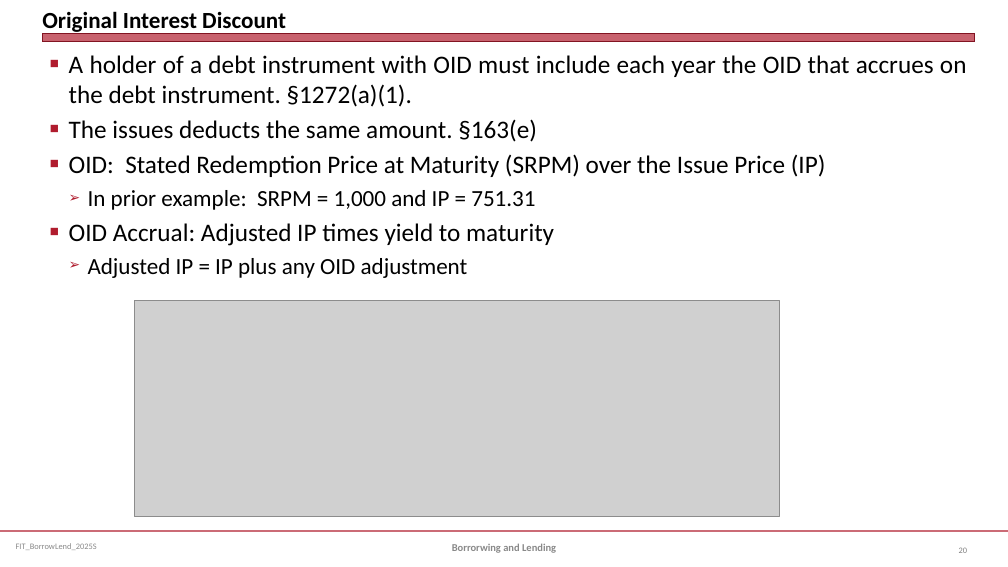
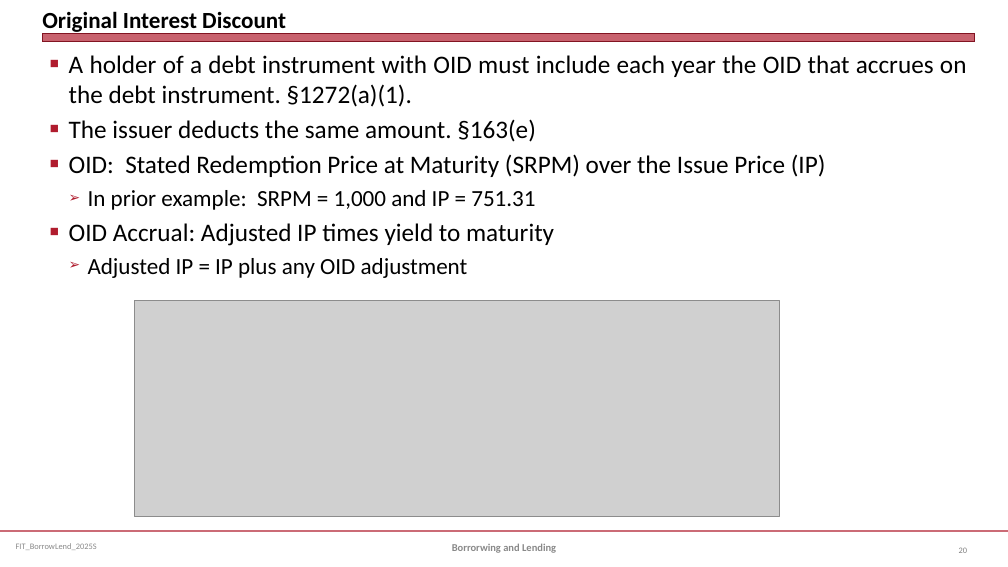
Before and after one commit to jmc877/Fed-Income-Tax, a slide deck: slide 20 of slides/FIT_BorrowLend_2025S.pptx. Drawn at 1008x567 pixels with LibreOffice and Linux fonts; fonts in the diff are those of the drawing; grey boxes stand for pictures. Boxes give left, top, right and bottom in pixels: in the first picture for what was removed or moved away, otherwise in the second. Text is boxed around its words. In the diff, an @@ line names an element or a change of style, - is before the commit and + after.

```diff
--- a/slides/FIT_BorrowLend_2025S.pptx
+++ b/slides/FIT_BorrowLend_2025S.pptx
@@ text at <box>69,119,536,142</box>: text changed @@
-■ The issues deducts the same amount. §163(e)
+■ The issuer deducts the same amount. §163(e)
```
Also in this commit, not shown: 1 other slide changed, 4 other files.
